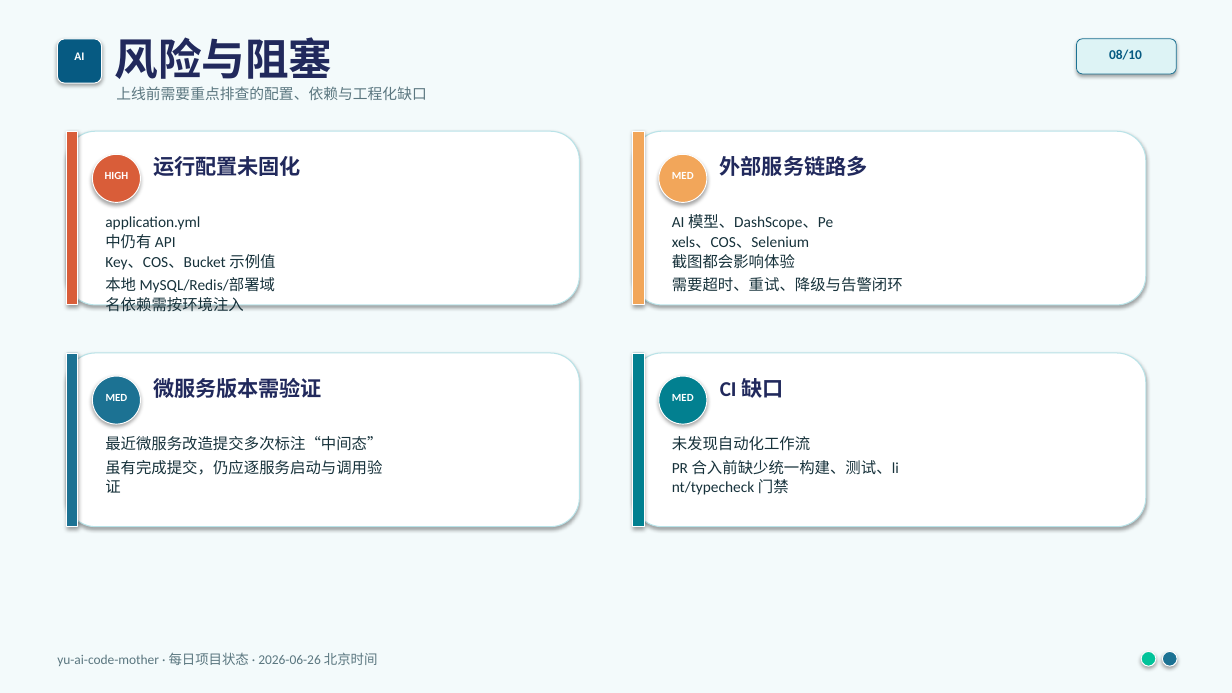
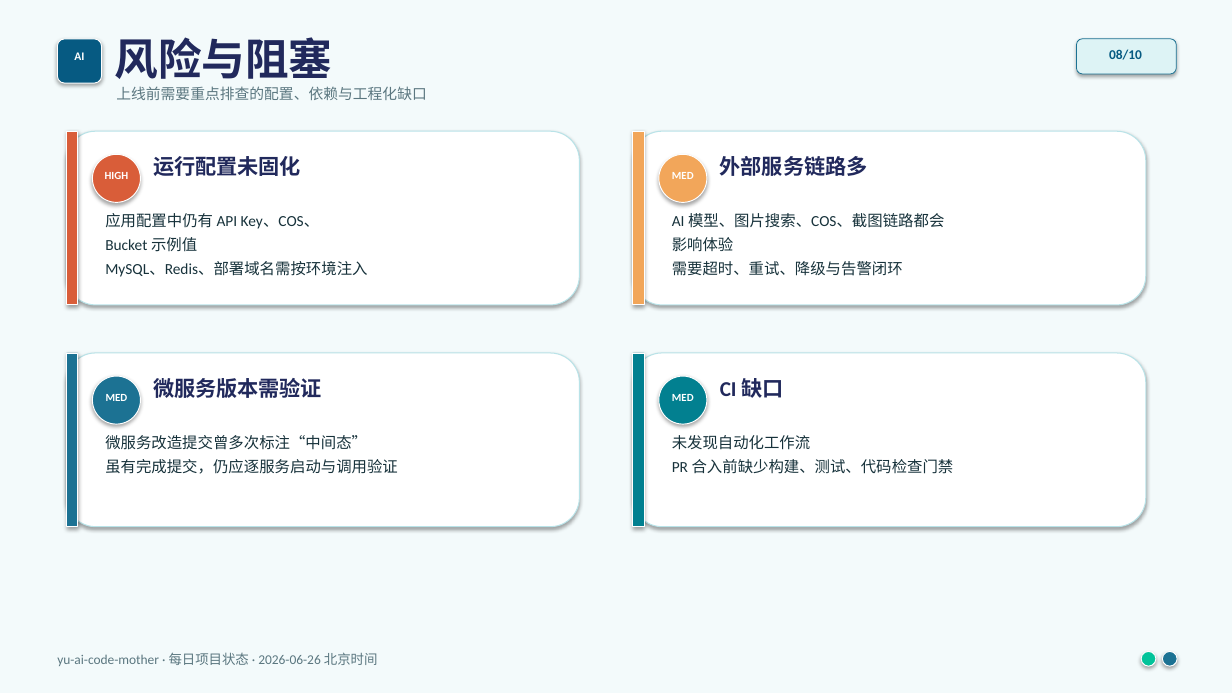
Before and after one commit to liyupi/yu-ai-code-mother, a slide deck: slide 8 of docs/reports/project-status-2026-06-26.pptx. Drawn at 1232x693 pixels with LibreOffice and Linux fonts; fonts in the diff are those of the drawing. Boxes give left, top, right and bottom in pixels: in the first picture for what was removed or moved away, otherwise in the second. Text is boxed around its words. In the diff, an @@ line names an element or a change of style, - is before the commit and + after.

```diff
--- a/docs/reports/project-status-2026-06-26.pptx
+++ b/docs/reports/project-status-2026-06-26.pptx
@@ text at [105, 213, 367, 277]: text changed @@
-application.yml
-中仍有 API
-Key、COS、Bucket 示例值
-本地 MySQL/Redis/部署域
-名依赖需按环境注入
+应用配置中仍有 API Key、COS、
+Bucket 示例值
+MySQL、Redis、部署域名需按环境注入
@@ text at [672, 213, 944, 252]: text changed @@
-AI 模型、DashScope、Pe
-xels、COS、Selenium
-截图都会影响体验
+AI 模型、图片搜索、COS、截图链路都会
+影响体验
@@ text at [105, 435, 398, 474]: text changed @@
-最近微服务改造提交多次标注“中间态”
-虽有完成提交，仍应逐服务启动与调用验
-证
+微服务改造提交曾多次标注“中间态”
+虽有完成提交，仍应逐服务启动与调用验证
@@ text at [672, 459, 954, 474]: text changed @@
-PR 合入前缺少统一构建、测试、li
-nt/typecheck 门禁
+PR 合入前缺少构建、测试、代码检查门禁
```
Also in this commit, not shown: 9 other slides changed.
